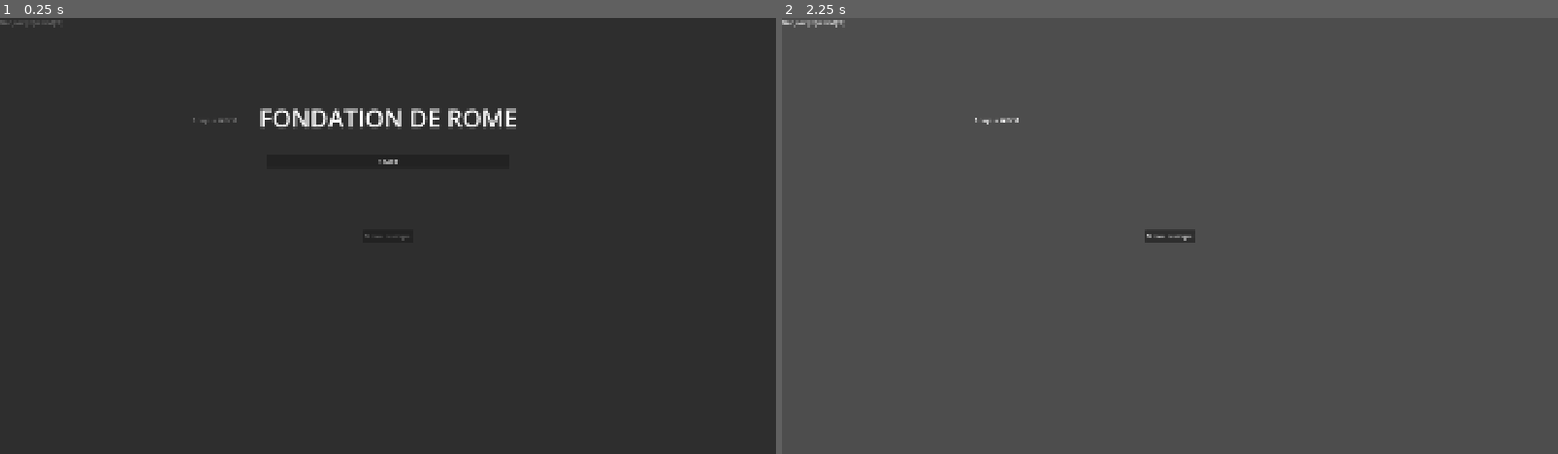
Above: before the commit, frames 1-2 (left to right).
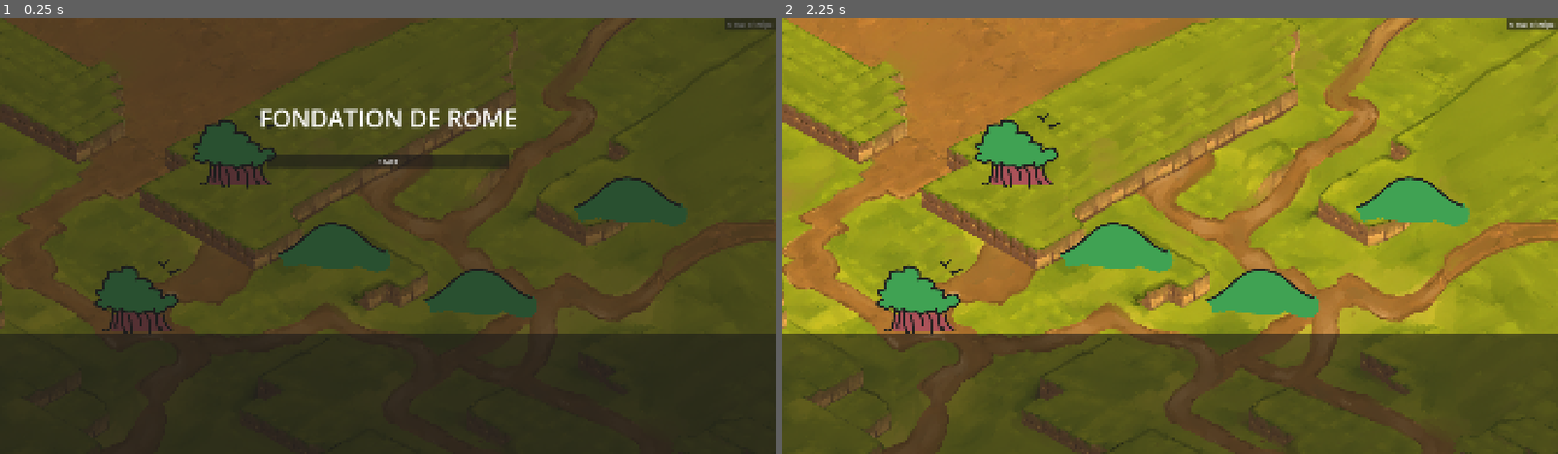
Above: after the commit, the same moments.

Repository: nialsiG/GJRDVH2026
Game: Godot game, scene res://assets/scenes/nodes/world.tscn
Same seed, same stepped clock (60 frames per second), same inputs: the game is played once before the commit and once after it.
Inputs:
- Up to frame 1 (0.25 s): no input
- Up to frame 2 (2.25 s): click "START" at 0.5 s; click "Menu principal" at 1.25 s; click "START" at 2 s

The runs differ from the first frame. In frame 1, 66% of the frame differs, in the area x 0-100%, y 0-73%; in frame 2, 100%, in the area x 0-100%, y 0-100%.

Commit message:
integration of environment in world scene + on click pass dialogue

Diff:
--- a/assets/Resources/interactables/forest.tres
+++ b/assets/Resources/interactables/forest.tres
@@ -2,10 +2,22 @@
 
 [ext_resource type="Texture2D" uid="uid://cl8sbx1kmnfd4" path="res://assets/art/map/hill.png" id="1_3wnlt"]
 [ext_resource type="Script" uid="uid://chtllnhtbq4jb" path="res://sources/map_object_resource.gd" id="1_sak0p"]
+[ext_resource type="Script" uid="uid://cqdwlyhe1dxc4" path="res://sources/dialogue_resource.gd" id="2_6o5hp"]
 [ext_resource type="Texture2D" uid="uid://cj5co2h1ny8ne" path="res://assets/art/map/forest.png" id="2_yigge"]
+
+[sub_resource type="Resource" id="Resource_o4kb5"]
+script = ExtResource("2_6o5hp")
+loc_key = "Coucou !"
+metadata/_custom_type_script = "uid://cqdwlyhe1dxc4"
+
+[sub_resource type="Resource" id="Resource_x1u1r"]
+script = ExtResource("2_6o5hp")
+loc_key = "Ceci est une forêt, tu peux la changer en colline !"
+metadata/_custom_type_script = "uid://cqdwlyhe1dxc4"
 
 [resource]
 script = ExtResource("1_sak0p")
 texture = ExtResource("2_yigge")
 new_texture = ExtResource("1_3wnlt")
+on_click_dialogue_array = Array[ExtResource("2_6o5hp")]([SubResource("Resource_o4kb5"), SubResource("Resource_x1u1r")])
 metadata/_custom_type_script = "uid://chtllnhtbq4jb"
--- a/assets/scenes/controls/dialogue.tscn
+++ b/assets/scenes/controls/dialogue.tscn
@@ -1,32 +1,44 @@
 [gd_scene format=3 uid="uid://whfr47ef8l2y"]
 
-[ext_resource type="Script" uid="uid://bxtfgu7yon538" path="res://sources/dialogue.gd" id="1_qg05v"]
-[ext_resource type="Resource" uid="uid://bh5iqtwcfi3rh" path="res://assets/Resources/dialogues/placeholder.tres" id="2_el3px"]
-
-[node name="Dialogue" type="CanvasLayer" unique_id=1769203096]
-script = ExtResource("1_qg05v")
-dialogue_resource = ExtResource("2_el3px")
-
-[node name="Panel" type="Panel" parent="." unique_id=287894469]
+[node name="Dialogue" type="Control" unique_id=293240120]
+layout_mode = 3
 anchors_preset = 15
 anchor_right = 1.0
 anchor_bottom = 1.0
 grow_horizontal = 2
 grow_vertical = 2
+mouse_filter = 2
 
-[node name="RichTextLabel" type="RichTextLabel" parent="Panel" unique_id=923616453]
+[node name="Panel" type="Panel" parent="." unique_id=287894469]
+layout_mode = 1
+anchors_preset = 15
+anchor_right = 1.0
+anchor_bottom = 1.0
+offset_top = 781.0
+grow_horizontal = 2
+grow_vertical = 2
+
+[node name="MarginContainer" type="MarginContainer" parent="Panel" unique_id=2113243911]
 layout_mode = 1
 anchors_preset = 15
 anchor_right = 1.0
 anchor_bottom = 1.0
 grow_horizontal = 2
 grow_vertical = 2
+theme_override_constants/margin_left = 20
+theme_override_constants/margin_top = 20
+theme_override_constants/margin_right = 20
+theme_override_constants/margin_bottom = 20
+
+[node name="RichTextLabel" type="RichTextLabel" parent="Panel/MarginContainer" unique_id=923616453]
+layout_mode = 2
 bbcode_enabled = true
+fit_content = true
 horizontal_alignment = 1
 vertical_alignment = 1
 
 [node name="Timer" type="Timer" parent="." unique_id=141432316]
 wait_time = 0.1
 
-[connection signal="gui_input" from="Panel/RichTextLabel" to="." method="_on_rich_text_label_gui_input"]
+[connection signal="gui_input" from="Panel/MarginContainer/RichTextLabel" to="." method="_on_rich_text_label_gui_input"]
 [connection signal="timeout" from="Timer" to="." method="_on_defiling_timer_timeout"]
--- a/assets/scenes/controls/dialogue_manager.tscn
+++ b/assets/scenes/controls/dialogue_manager.tscn
@@ -1,10 +1,6 @@
 [gd_scene format=3 uid="uid://cp6arj43yqgvp"]
 
 [ext_resource type="Script" uid="uid://bsdt8xq3aw5a2" path="res://sources/dialogue_manager.gd" id="1_o4kb5"]
-[ext_resource type="Script" uid="uid://cqdwlyhe1dxc4" path="res://sources/dialogue_resource.gd" id="2_50b1h"]
-[ext_resource type="Script" uid="uid://bxtfgu7yon538" path="res://sources/dialogue.gd" id="2_x1u1r"]
-[ext_resource type="Resource" uid="uid://bh5iqtwcfi3rh" path="res://assets/Resources/dialogues/placeholder.tres" id="3_w8fu1"]
-[ext_resource type="Resource" uid="uid://cpclmy286t8c4" path="res://assets/Resources/dialogues/placeholder2.tres" id="4_1s54o"]
 
 [node name="DialogueManager" type="Control" unique_id=392518505]
 layout_mode = 3
@@ -13,8 +9,8 @@
 anchor_bottom = 1.0
 grow_horizontal = 2
 grow_vertical = 2
+mouse_filter = 2
 script = ExtResource("1_o4kb5")
-dialogues = Array[ExtResource("2_50b1h")]([ExtResource("3_w8fu1"), ExtResource("4_1s54o")])
 metadata/_edit_use_anchors_ = true
 
 [node name="Dialogue" type="Control" parent="." unique_id=267224285]
@@ -28,7 +24,6 @@
 offset_bottom = -259.0
 grow_horizontal = 2
 grow_vertical = 2
-script = ExtResource("2_x1u1r")
 metadata/_custom_type_script = "uid://bxtfgu7yon538"
 
 [connection signal="gui_input" from="." to="." method="_on_gui_input"]
--- a/assets/scenes/controls/overlay.tscn
+++ b/assets/scenes/controls/overlay.tscn
@@ -9,36 +9,17 @@
 anchor_bottom = 1.0
 grow_horizontal = 2
 grow_vertical = 2
+mouse_filter = 2
 script = ExtResource("1_mc74m")
-
-[node name="Label" type="Label" parent="." unique_id=665856434]
-layout_mode = 0
-offset_right = 40.0
-offset_bottom = 23.0
-text = "Bonjour [b]world[/b]"
-
-[node name="RichTextLabel" type="RichTextLabel" parent="." unique_id=509101909]
-layout_mode = 0
-offset_left = 475.0
-offset_top = 242.0
-offset_right = 928.0
-offset_bottom = 378.0
-bbcode_enabled = true
-text = "Bonjour [b]world[/b]"
 
 [node name="MainButton" type="Button" parent="." unique_id=713189594]
 layout_mode = 1
-anchors_preset = 8
-anchor_left = 0.5
-anchor_top = 0.5
-anchor_right = 0.5
-anchor_bottom = 0.5
-offset_left = -62.5
-offset_top = -15.5
-offset_right = 62.5
-offset_bottom = 15.5
-grow_horizontal = 2
-grow_vertical = 2
+anchors_preset = 1
+anchor_left = 1.0
+anchor_right = 1.0
+offset_left = -125.0
+offset_bottom = 31.0
+grow_horizontal = 0
 text = "Menu principal"
 
 [connection signal="pressed" from="MainButton" to="." method="_on_main_button_pressed"]
--- a/assets/scenes/nodes/world.tscn
+++ b/assets/scenes/nodes/world.tscn
@@ -1,11 +1,17 @@
 [gd_scene format=3 uid="uid://b4gwwfr8sqpbn"]
 
 [ext_resource type="PackedScene" uid="uid://bawfnu7r00qaq" path="res://assets/scenes/controls/overlay.tscn" id="1_wm7ve"]
+[ext_resource type="PackedScene" uid="uid://bfuy2iwlq61ya" path="res://assets/scenes/nodes2D/environment.tscn" id="1_ykpa5"]
 [ext_resource type="PackedScene" uid="uid://rbxd7ihf4e8m" path="res://assets/scenes/controls/main.tscn" id="2_evynp"]
+[ext_resource type="PackedScene" uid="uid://whfr47ef8l2y" path="res://assets/scenes/controls/dialogue.tscn" id="2_x0fat"]
 
 [node name="World" type="Node" unique_id=1656867005]
 
+[node name="Environment" parent="." unique_id=185568254 instance=ExtResource("1_ykpa5")]
+
 [node name="CanvasLayer" type="CanvasLayer" parent="." unique_id=856952432]
+
+[node name="Dialogue" parent="CanvasLayer" unique_id=1769203096 instance=ExtResource("2_x0fat")]
 
 [node name="Overlay" parent="CanvasLayer" unique_id=244840642 instance=ExtResource("1_wm7ve")]
 
--- a/sources/dialogue.gd
+++ b/sources/dialogue.gd
@@ -1,5 +1,5 @@
 @tool
-extends CanvasLayer
+extends Control
 class_name Dialogue
 
 enum State {
@@ -31,12 +31,16 @@
 
 func OnStarted():
 	panel.visible = true
+	print("Dialogue: OnStarted")
 
 func OnEnded():
 	panel.visible = false
+	print("Dialogue: OnEnded")
+
 
 func OnNextDialogue():
 	dialogue_resource = DialogueManager.curr_dialogue_resource
+	print("Dialogue: OnNextDialogue")
 
 func OnResourceChange():
 	if !label or !dialogue_resource:
--- a/sources/dialogue_manager.gd
+++ b/sources/dialogue_manager.gd
@@ -10,8 +10,14 @@
 
 func _ready() -> void:
 	SignalManager.PlayerClickedOnDialogue.connect(OnPlayerClickedOnDialogue)
+	SignalManager.NewDialogueArray.connect(NewDialogueArray)
 	if dialogues_idx < dialogues.size():
 		curr_dialogue_resource = dialogues.get(dialogues_idx)
+	#StartDialogue()
+
+func NewDialogueArray(array: Array[DialogueResource]):
+	print("DialogueManager: array=", array)
+	dialogues = array
 	StartDialogue()
 
 func StartDialogue():
--- a/sources/dialogue_resource.gd
+++ b/sources/dialogue_resource.gd
@@ -4,6 +4,6 @@
 
 @export_category("Data")
 @export var loc_key: String:
-    set(new_setting):
-        loc_key = new_setting
-        changed.emit()
+	set(new_setting):
+		loc_key = new_setting
+		changed.emit()
--- a/sources/map_object.gd
+++ b/sources/map_object.gd
@@ -70,7 +70,12 @@
 
 func OnMapObjectClicked():
 	Deactivate()
+	# Changes on click
 	if map_object_resource.new_texture:
 		ChangeTexture(map_object_resource.new_texture)
+	if map_object_resource.on_click_dialogue_array:
+		SignalManager.NewDialogueArray.emit(map_object_resource.on_click_dialogue_array)
+		print("MapObject: map_object_resource.on_click_dialogue_array=", map_object_resource.on_click_dialogue_array)
+	# Feedback
 	SoundManager.PlaySound(SoundManager.sound.CLICK)
-	SignalManager.PlayerClickedOnMe.emit(self)
+	#SignalManager.PlayerClickedOnMe.emit(self)
--- a/sources/map_object_resource.gd
+++ b/sources/map_object_resource.gd
@@ -13,3 +13,9 @@
 	set(new_setting):
 		new_texture = new_setting
 		changed.emit()
+
+
+@export var on_click_dialogue_array: Array[DialogueResource]:
+	set(new_setting):
+		on_click_dialogue_array = new_setting
+		changed.emit()
--- a/sources/signal_manager.gd
+++ b/sources/signal_manager.gd
@@ -4,9 +4,10 @@
 @warning_ignore("unused_signal") signal StopGame
 @warning_ignore("unused_signal") signal PlayerClickedOnMe(object: Node)
 @warning_ignore("unused_signal") signal OnNextPhase(phase: EnumCollection.EPhase)
-@warning_ignore("unused_signal") signal PlayerIsNotIdle()
-@warning_ignore("unused_signal") signal PlayerIsIdle()
-@warning_ignore("unused_signal") signal PlayerClickedOnDialogue()
-@warning_ignore("unused_signal") signal DialogueStarted()
-@warning_ignore("unused_signal") signal DialogueEnded()
-@warning_ignore("unused_signal") signal NextDialogue()
+@warning_ignore("unused_signal") signal PlayerIsNotIdle
+@warning_ignore("unused_signal") signal PlayerIsIdle
+@warning_ignore("unused_signal") signal PlayerClickedOnDialogue
+@warning_ignore("unused_signal") signal DialogueStarted
+@warning_ignore("unused_signal") signal DialogueEnded
+@warning_ignore("unused_signal") signal NextDialogue
+@warning_ignore("unused_signal") signal NewDialogueArray(array: Array[DialogueResource])
Binary file changed: assets/art/text/placeholder. en.translation
